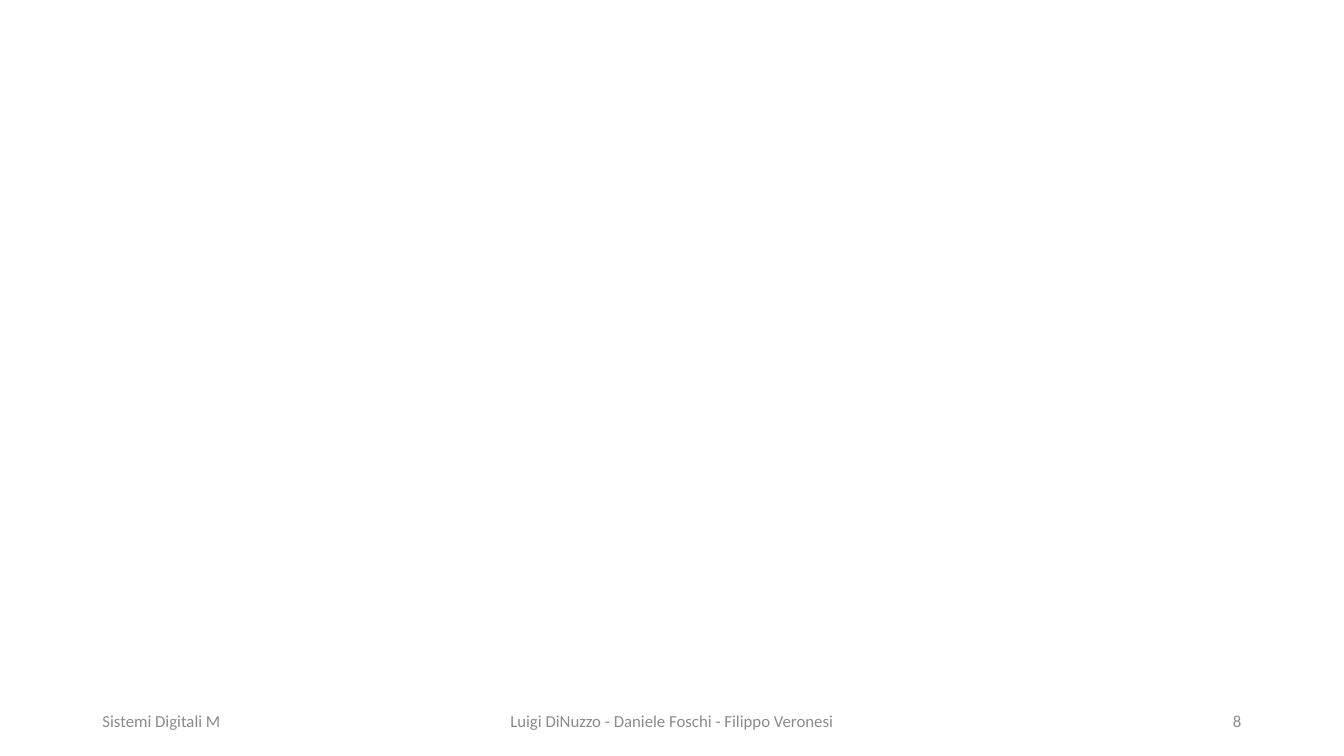
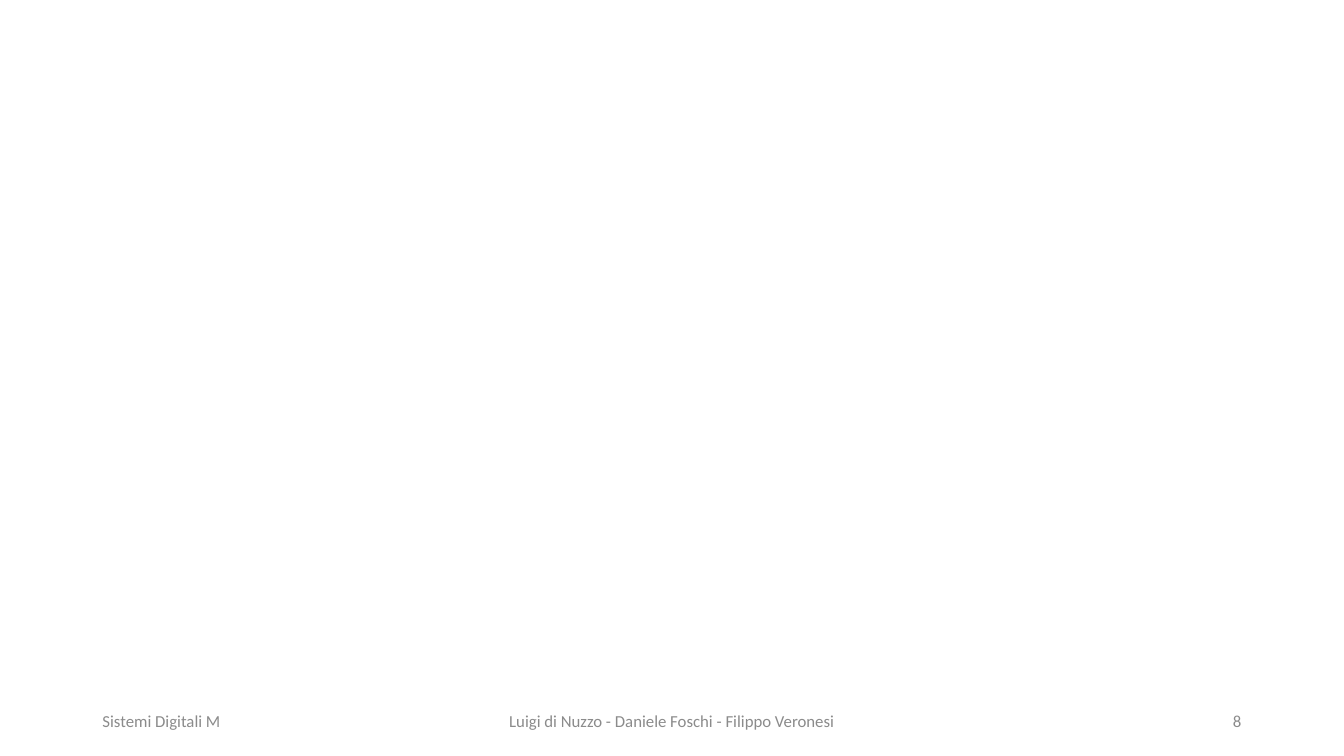
Before and after one commit to DaniDF/eye_pupil_tracker, a slide deck: slide 8 of Report/PresentazionePpt/EyeTracker.pptx. Drawn at 1344x756 pixels with LibreOffice and Linux fonts; fonts in the diff are those of the drawing. Boxes give left, top, right and bottom in pixels: in the first picture for what was removed or moved away, otherwise in the second. Text is boxed around its words. In the diff, an @@ line names an element or a change of style, - is before the commit and + after.

```diff
--- a/Report/PresentazionePpt/EyeTracker.pptx
+++ b/Report/PresentazionePpt/EyeTracker.pptx
@@ text at [509,715,834,730]: text changed @@
-Luigi DiNuzzo - Daniele Foschi - Filippo Veronesi
+Luigi di Nuzzo - Daniele Foschi - Filippo Veronesi
```
Also in this commit, not shown: 9 other slides changed.
